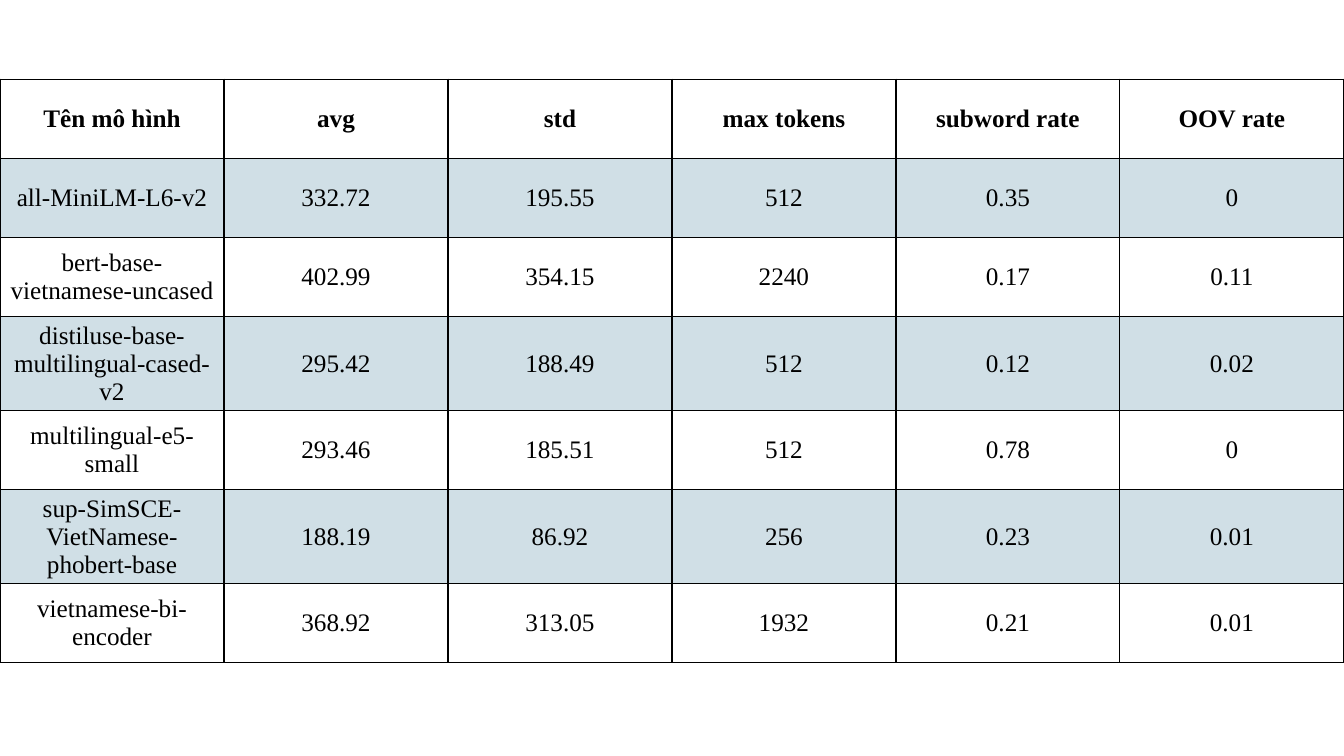
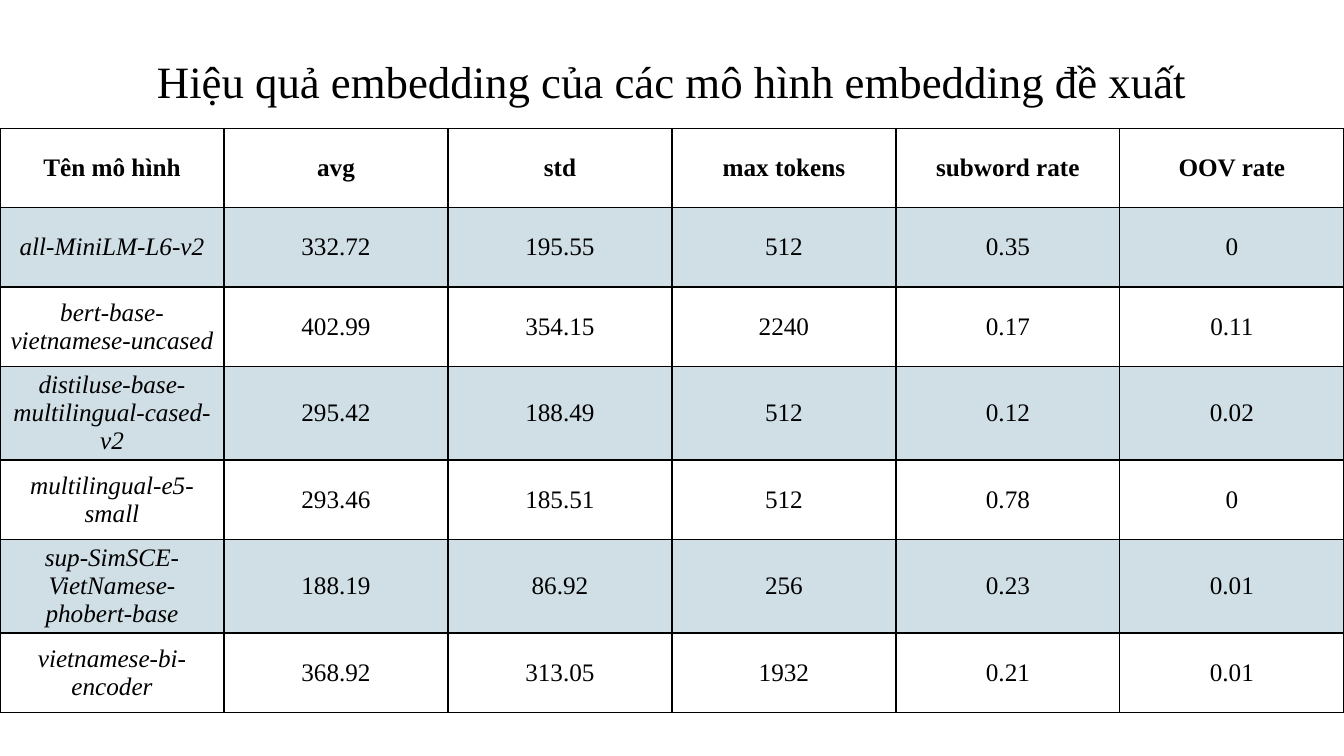
Before and after one commit to ngovanuc/Vietnamese_History_Chatbot, a slide deck: slide 17 of documents/slide bao cao.pptx (slide 15 before the commit). Drawn at 1344x756 pixels with LibreOffice and Linux fonts; fonts in the diff are those of the drawing. Boxes give left, top, right and bottom in pixels: in the first picture for what was removed or moved away, otherwise in the second. Text is boxed around its words. In the diff, an @@ line names an element or a change of style, - is before the commit and + after.

Commit message:
Update file slide

```diff
--- a/documents/slide bao cao.pptx
+++ b/documents/slide bao cao.pptx
@@ title added at [157,65,1185,108], 32 pt, text #000000 @@
+Hiệu quả embedding của các mô hình embedding đề xuất
@@ table at [0,129,1343,727] @@
@@ italic on in "all-MiniLM-L6-v2", "bert-base-vietnamese-uncased", "distiluse-base-multilingual-cased-v2", "multilingual-e5-small" and 2 more places @@
@@ table: place and size @@
-table at [0,80,1343,678]
+table at [0,129,1343,727]
```
Also in this commit, not shown: 11 other slides changed, 9 slides added, 8 slides removed.
